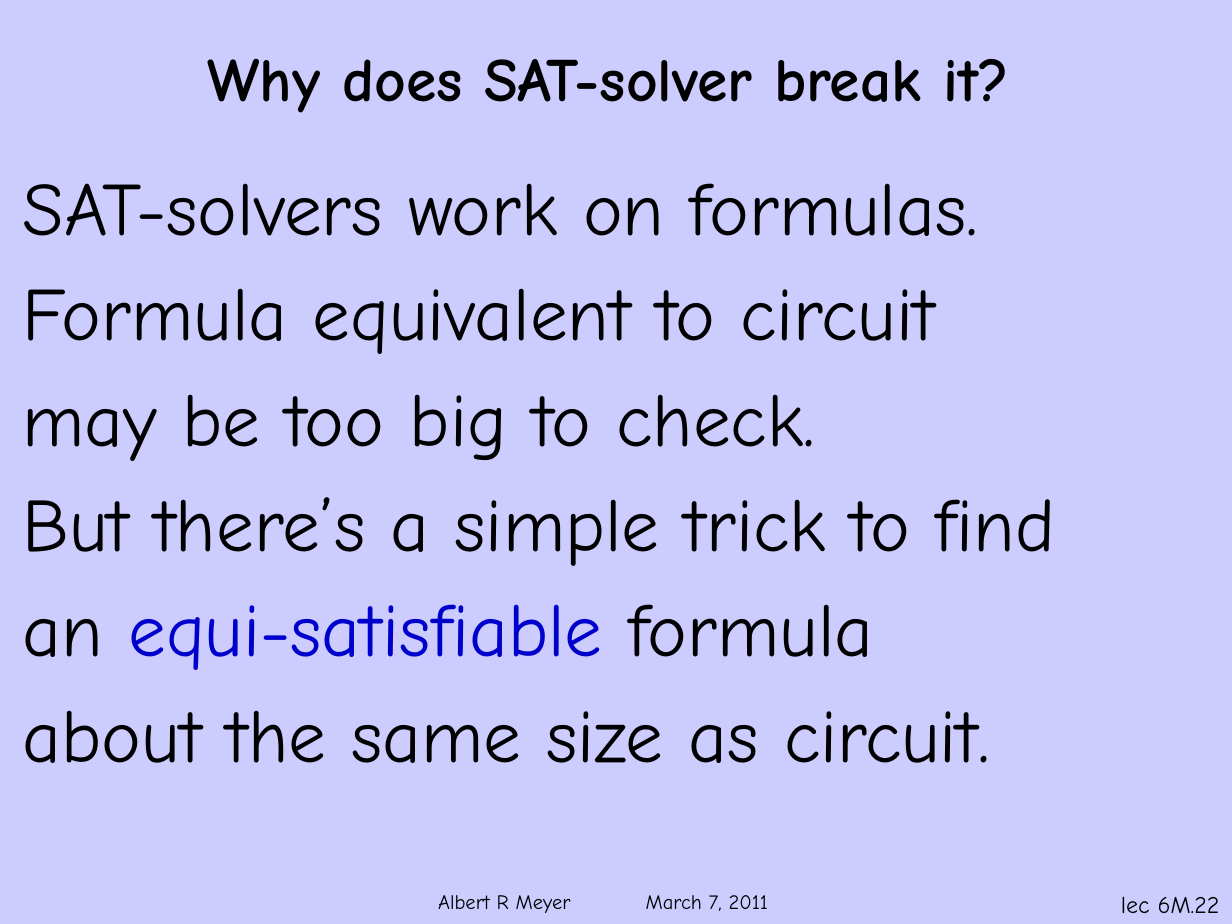
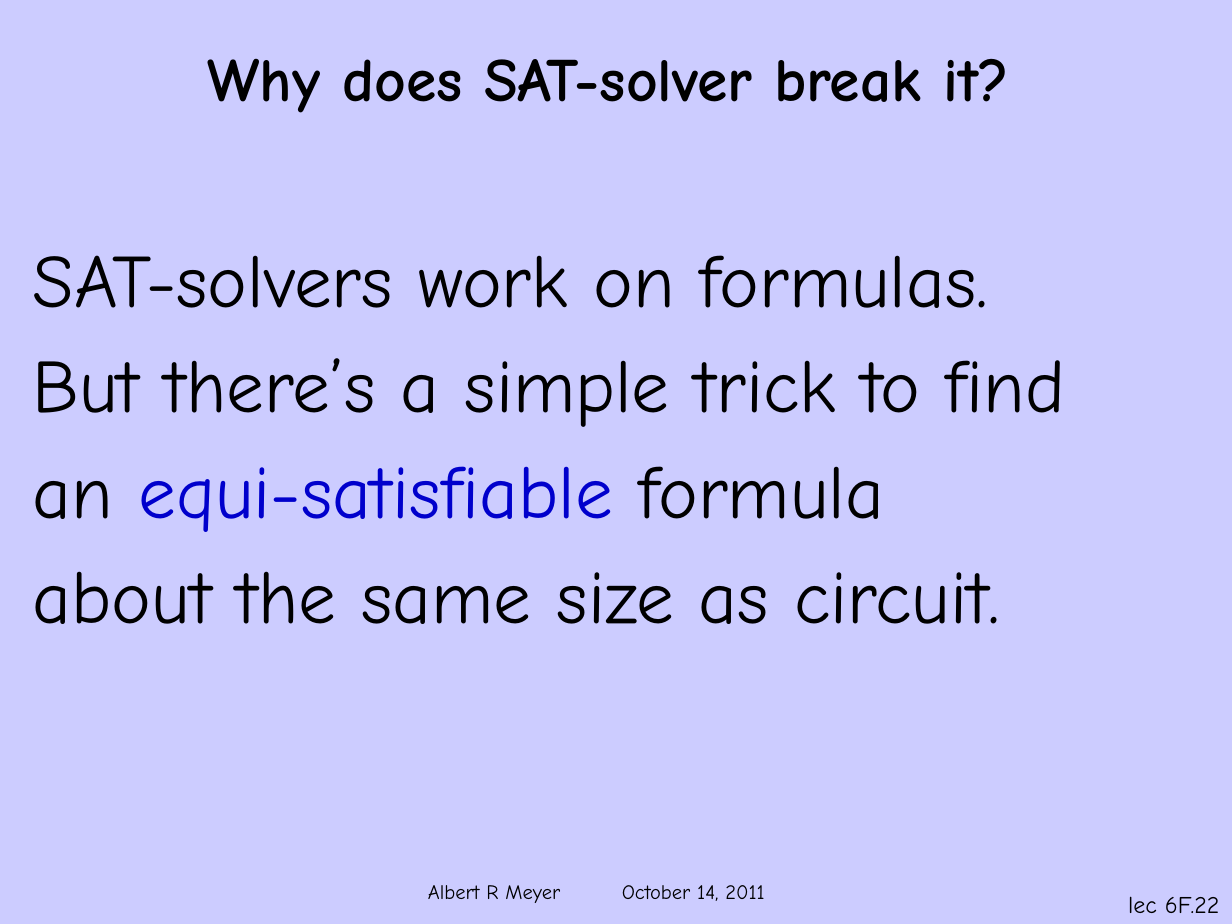
Before and after one commit to armeyer/mcs_web, a slide deck: slide 22 of fall11/slidesF11/slides6f.pptx. Drawn at 1232x924 pixels with LibreOffice and Linux fonts; fonts in the diff are those of the drawing; background and template pictures are left out. Boxes give left, top, right and bottom in pixels: in the first picture for what was removed or moved away, otherwise in the second. Text is boxed around its words. In the diff, an @@ line names an element or a change of style, - is before the commit and + after.

```diff
--- a/fall11/slidesF11/slides6f.pptx
+++ b/fall11/slidesF11/slides6f.pptx
@@ text "SAT-solvers work on formulas.": place and size @@
-text "SAT-solvers work on formulas." at [23, 183, 1055, 763]
+text "SAT-solvers work on formulas." at [33, 255, 1066, 624]
@@ text at [23, 288, 935, 461]: paragraphs removed @@
-Formula equivalent to circuit
-may be too big to check.
@@ text at [428, 885, 764, 903]: text changed @@
-Albert R Meyer March 7, 2011
+Albert R Meyer October 14, 2011
@@ page number at [1128, 896, 1220, 913]: text changed @@
-lec 6M.22
+lec 6F.22
```
Also in this commit, not shown: 23 other slides changed, 1 other file.
